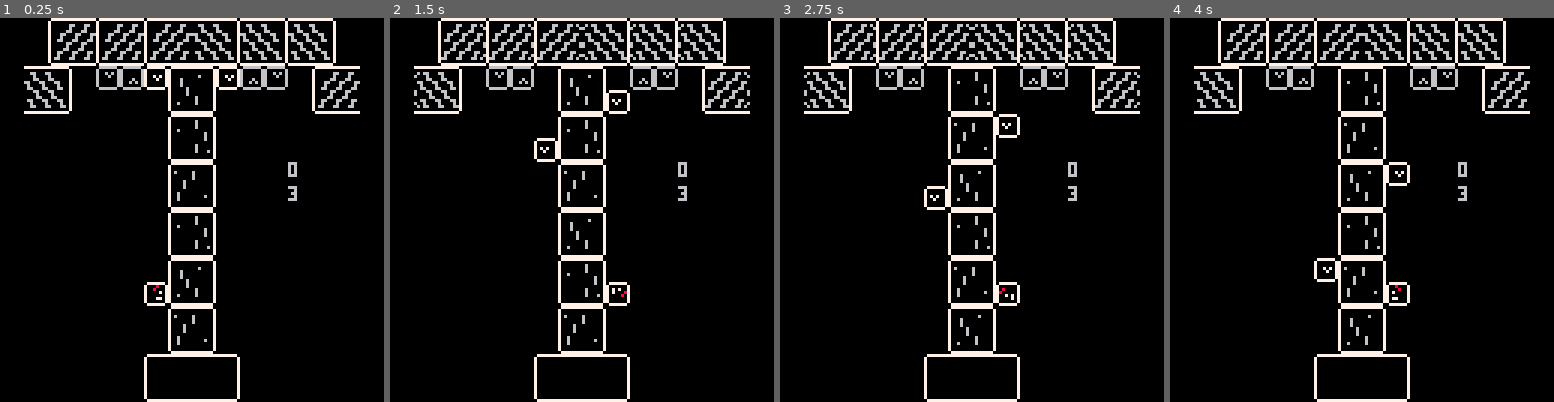
Above: before the commit, frames 1-4 (left to right).
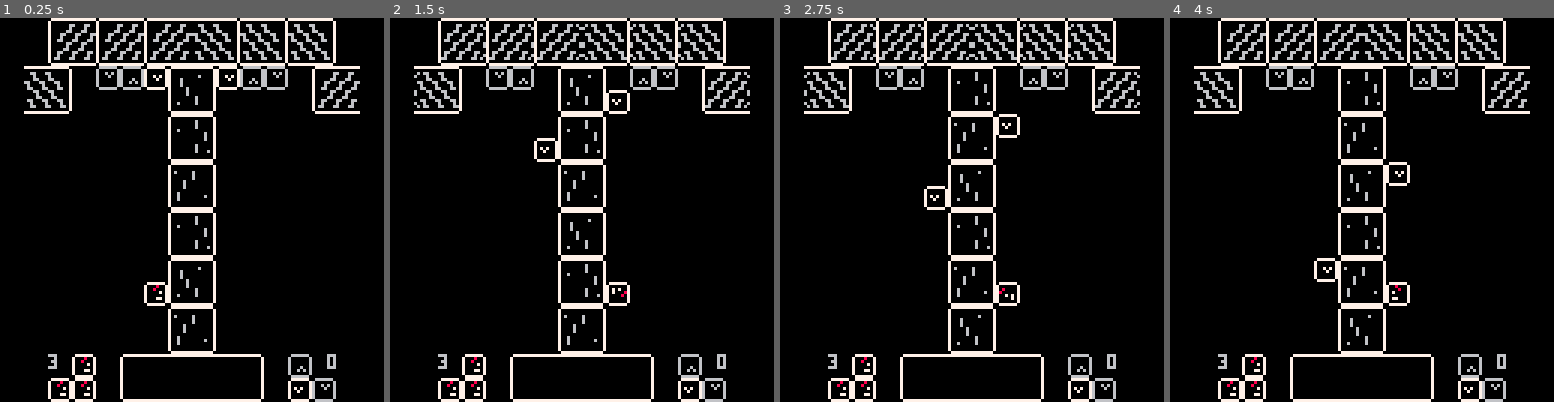
Above: after the commit, the same moments.

Repository: jdcalvelli/Go-Go-Boxy
Game: PICO-8 cartridge boxyclimb.p8
The game is run twice, just before and just after one commit, with the same random seed, the same clock (stepped at 60 frames per second) and the same inputs.
Inputs:
- Up to frame 1 (0.25 s): no input
- Up to frame 2 (1.5 s): tap X (X key) at 1.07 s
- Up to frame 3 (2.75 s): tap X (X key) at 2.07, 2.4, 2.73 s
- Up to frame 4 (4 s): tap X (X key) at 3.07, 3.4, 3.73 s

The runs differ from the first frame. In frame 1, 1.8% of the frame differs, in the area x 12-88%, y 37-100%; in frame 2, 1.8%; in frame 3, 1.8%; in frame 4, 1.8%.

Commit message:
added basic ui for gameplay state

Diff:
--- a/boxyclimb.p8
+++ b/boxyclimb.p8
@@ -61,8 +61,8 @@
  spr(35,(6*8),(y*8),1,1,flipc)
  spr(35,(9*8),(z*8),1,1,flipc)
 
-	print(score, 12*8, 6*8)
-	print(lives, 12*8, 7*8)
+	print(score, (13*8)+5, 14*8)
+	print(lives, 2*8, 14*8)
 end
 
 function _update()
@@ -194,5 +194,5 @@
 0000000000000000000000000000000000000000000000000000000000000000000000000000000000000000000000000000000000000000000000000000000000000000000000000000000000000000000000000000000000000000000000000000000000000000000000000000000000000000000000000000000000000000
 0000000000000000000000000000000000000000000000000000000000000000000000000000000000000000000000000000000000000000000000000000000000000000000000000000000000000000000000000000000000000000000000000000000000000000000000000000000000000000000000000000000000000000
 0000000000000000000000000000000000000000000000000000000000000000000000000000000000000000000000000000000000000000000000000000000000000000000000000000000000000000000000000000000000000000000000000000000000000000000000000000000000000000000000000000000000000000
-000000000000090a0b0c00000000000000000000000000000000000000000000000000000000000000000000000000000000000000000000000000000000000000000000000000000000000000000000000000000000000000000000000000000000000000000000000000000000000000000000000000000000000000000000
-000000000000191a1b1c00000000000000000000000000000000000000000000000000000000000000000000000000000000000000000000000000000000000000000000000000000000000000000000000000000000000000000000000000000000000000000000000000000000000000000000000000000000000000000000
+0000003100090a0a0b0a0c002200000000000000000000000000000000000000000000000000000000000000000000000000000000000000000000000000000000000000000000000000000000000000000000000000000000000000000000000000000000000000000000000000000000000000000000000000000000000000
+0000313100191a1a1b1a1c002321000000000000000000000000000000000000000000000000000000000000000000000000000000000000000000000000000000000000000000000000000000000000000000000000000000000000000000000000000000000000000000000000000000000000000000000000000000000000
